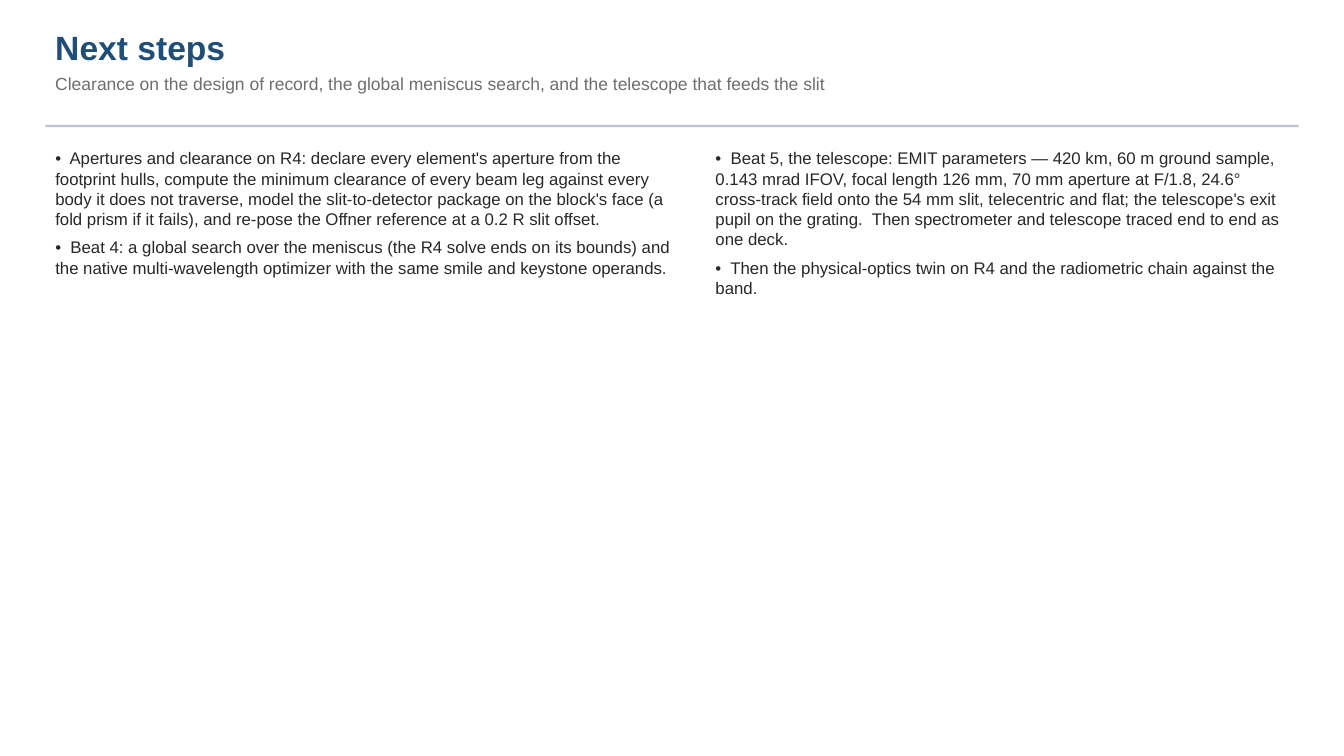
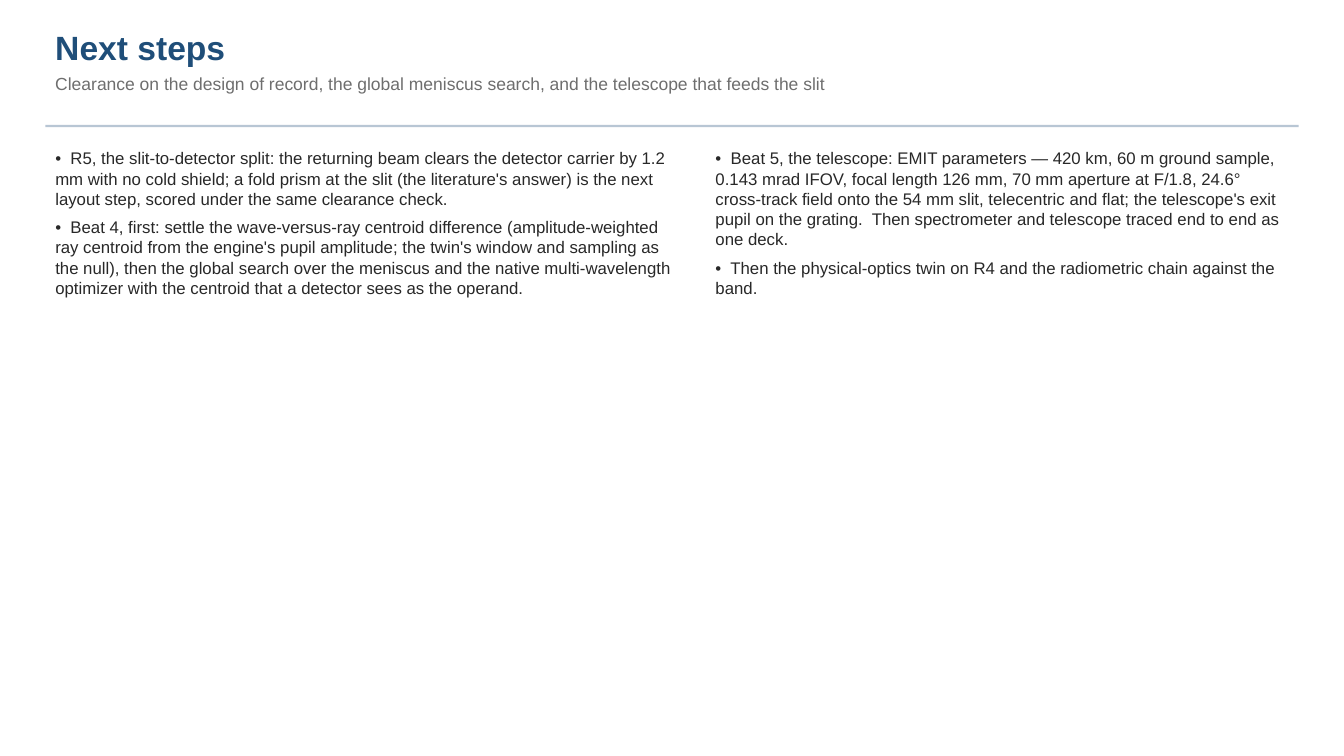
Before and after one commit to nasa-jpl/macos, a slide deck: slide 18 of demo_session/deck_dyson.pptx. Drawn at 1344x756 pixels with LibreOffice and Linux fonts; fonts in the diff are those of the drawing. Boxes give left, top, right and bottom in pixels: in the first picture for what was removed or moved away, otherwise in the second. Text is boxed around its words. In the diff, an @@ line names an element or a change of style, - is before the commit and + after.

```diff
--- a/demo_session/deck_dyson.pptx
+++ b/demo_session/deck_dyson.pptx
@@ text at bbox=[55, 152, 670, 298]: text changed @@
-• Apertures and clearance on R4: declare every element's aperture from the footprint hulls, compute the minimum clearance of every beam leg against every body it does not traverse, model the slit-to-detector package on the block's face (a fold prism if it fails), and re-pose the Offner reference at a 0.2 R slit offset.
-• Beat 4: a global search over the meniscus (the R4 solve ends on its bounds) and the native multi-wavelength optimizer with the same smile and keystone operands.
+• R5, the slit-to-detector split: the returning beam clears the detector carrier by 1.2 mm with no cold shield; a fold prism at the slit (the literature's answer) is the next layout step, scored under the same clearance check.
+• Beat 4, first: settle the wave-versus-ray centroid difference (amplitude-weighted ray centroid from the engine's pupil amplitude; the twin's window and sampling as the null), then the global search over the meniscus and the native multi-wavelength optimizer with the centroid that a detector sees as the operand.
```
Also in this commit, not shown: 5 other slides changed, 6 other files.
